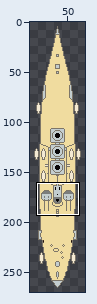
Sprite sheet, stored at static/images/hulls/leaf_light_cruiser.png. The first picture is a wide view before the edit; the outline marks the close-up.
Close-up. Old version:
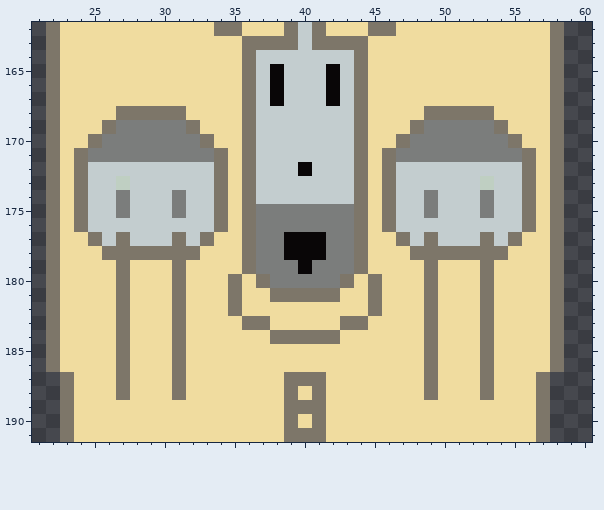
The file is 81x270 pixels. Shown: x 21..60, y 162..191. The wide view leaves out empty margins.
Once edited:
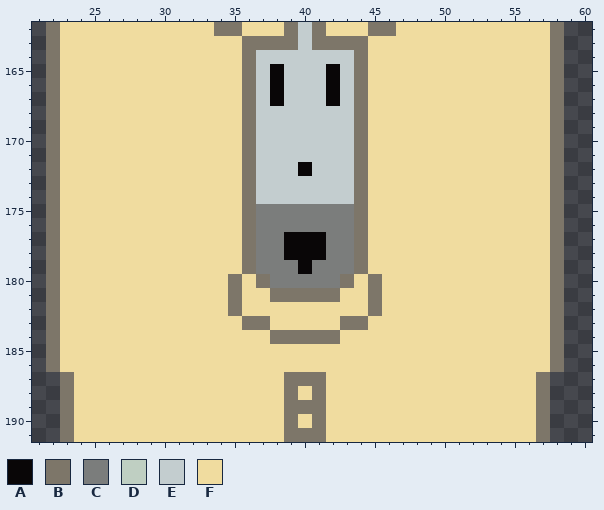
Palette (. is transparent): A #090607  B #7d7669  C #7b7d7c  D #bfcfc2  E #c3cdcf  F #f0dc9f
Changes in this commit:
The author changed colour B to colour F in row 168 at x 27 to 31 and 49 to 53; in row 169 at x 26, 32, 48 and 54; in row 170 at x 25, 33, 47 and 55; in rows 171 to 176 at x 24, 34, 46 and 56; in row 177 at x 25, 27, 31, 33, 47, 49, 53 and 55; in row 178 at x 26 to 32 and 48 to 54.
The author changed colour B to colour F in rows 179 to 188 at x 27, 31, 49 and 53.
The author changed colour C to colour F in row 169 at x 27 to 31 and 49 to 53; in row 170 at x 26 to 32 and 48 to 54; in row 171 at x 25 to 33 and 47 to 55; in rows 174 to 175 at x 27, 31, 49 and 53.
The author changed colour D to colour F in row 173 at x 27 and 53.
The author changed colour E to colour F in row 172 at x 25 to 33 and 47 to 55; in row 173 at x 25 to 26, 28 to 33, 47 to 52 and 54 to 55; in rows 174 to 175 at x 25 to 26, 28 to 30, 32 to 33, 47 to 48, 50 to 52 and 54 to 55; in row 176 at x 25 to 33 and 47 to 55; in row 177 at x 26, 28 to 30, 32, 48, 50 to 52 and 54.
Boxes around the changes in both close-ups, in picture pixels (x1, y1, x2, y2):
changed: (74, 106, 228, 400)
changed: (382, 106, 536, 400)
